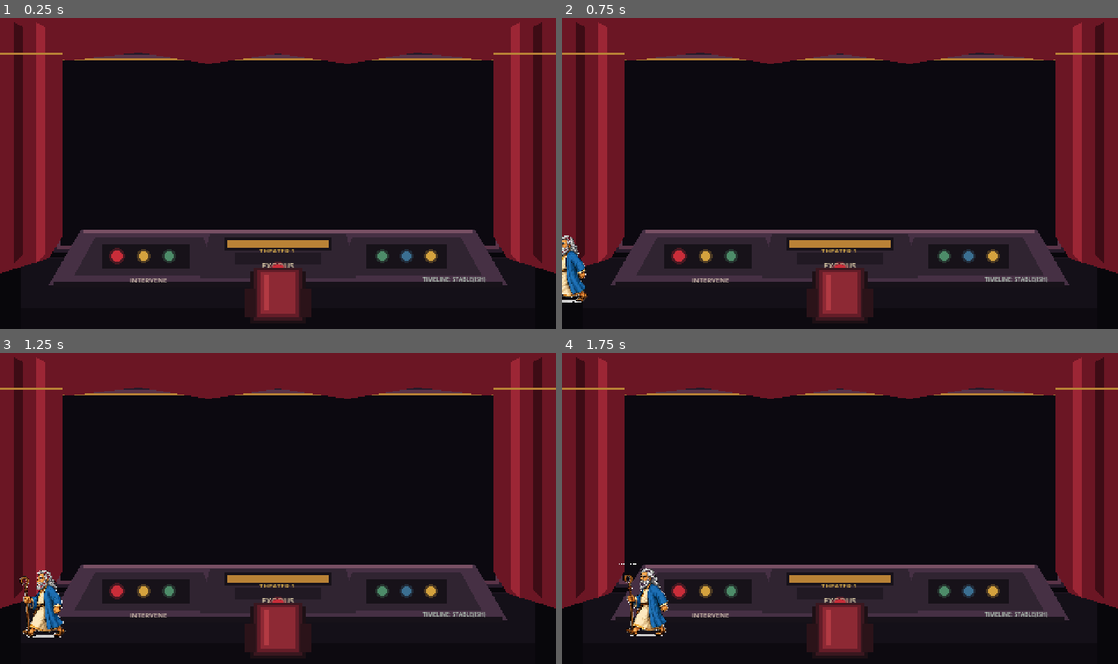
Above: before the commit, frames 1-4 (two rows, left to right).
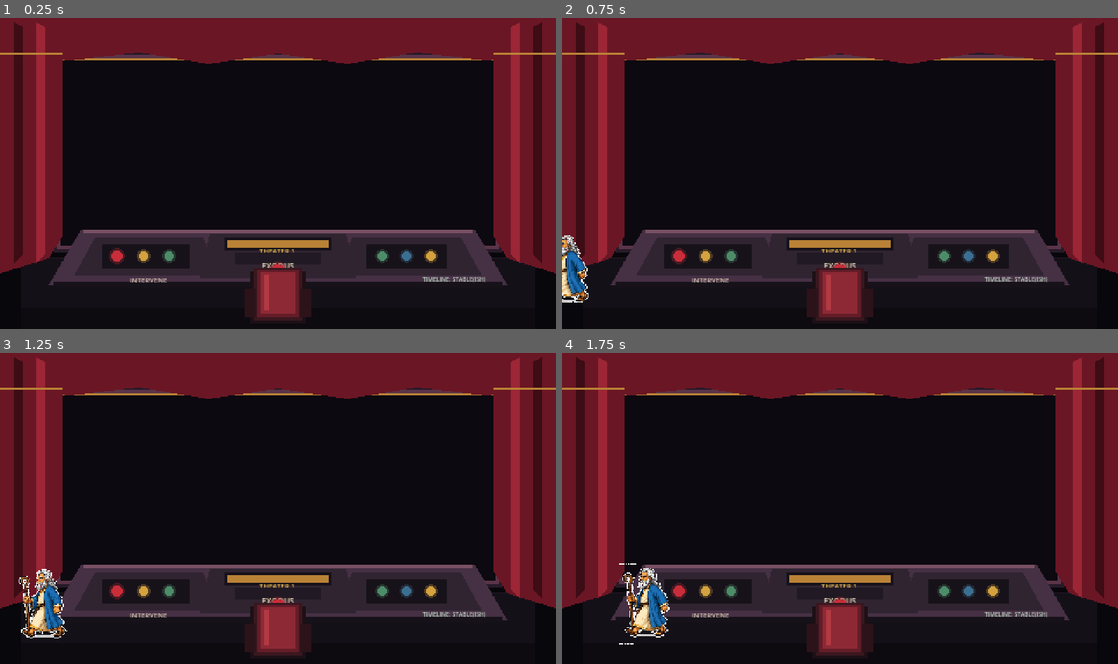
Above: after the commit, the same moments.

Repository: badmrfrosty313/the-bible-sort-of
Game: Godot game, scene res://scenes/theater/theater.tscn
Same seed, same stepped clock (60 frames per second), same inputs: the game is played once before the commit and once after it.
Inputs:
- Up to frame 1 (0.25 s): no input
- Up to frame 2 (0.75 s): tap Enter at 0.5 s
- Up to frame 3 (1.25 s): no input
- Up to frame 4 (1.75 s): no input

Frame 1 is identical in both runs. In frame 2, less than 0.1% of the frame differs, in the area x 0-5%, y 69-92%; in frame 3, 0.1%; in frame 4, 0.2%, in the area x 10-20%, y 67-94%.

Commit message:
Preserve Father highlights in sprite sheet keying

Diff:
--- a/scripts/father.gd
+++ b/scripts/father.gd
@@ -62,7 +62,7 @@
 
 func _make_white_key_material() -> ShaderMaterial:
 	var shader := Shader.new()
-	shader.code = "shader_type canvas_item;\nvoid fragment() {\n\tvec4 c = texture(TEXTURE, UV);\n\tfloat whiteness = min(c.r, min(c.g, c.b));\n\tfloat spread = max(c.r, max(c.g, c.b)) - min(c.r, min(c.g, c.b));\n\tif (whiteness > 0.94 && spread < 0.06) { discard; }\n\tCOLOR = c;\n}"
+	shader.code = "shader_type canvas_item;\nvoid fragment() {\n\tvec4 c = texture(TEXTURE, UV);\n\tfloat whiteness = min(c.r, min(c.g, c.b));\n\tfloat spread = max(c.r, max(c.g, c.b)) - min(c.r, min(c.g, c.b));\n\tif (whiteness > 0.985 && spread < 0.015) { discard; }\n\tCOLOR = c;\n}"
 	var material := ShaderMaterial.new()
 	material.shader = shader
 	return material
